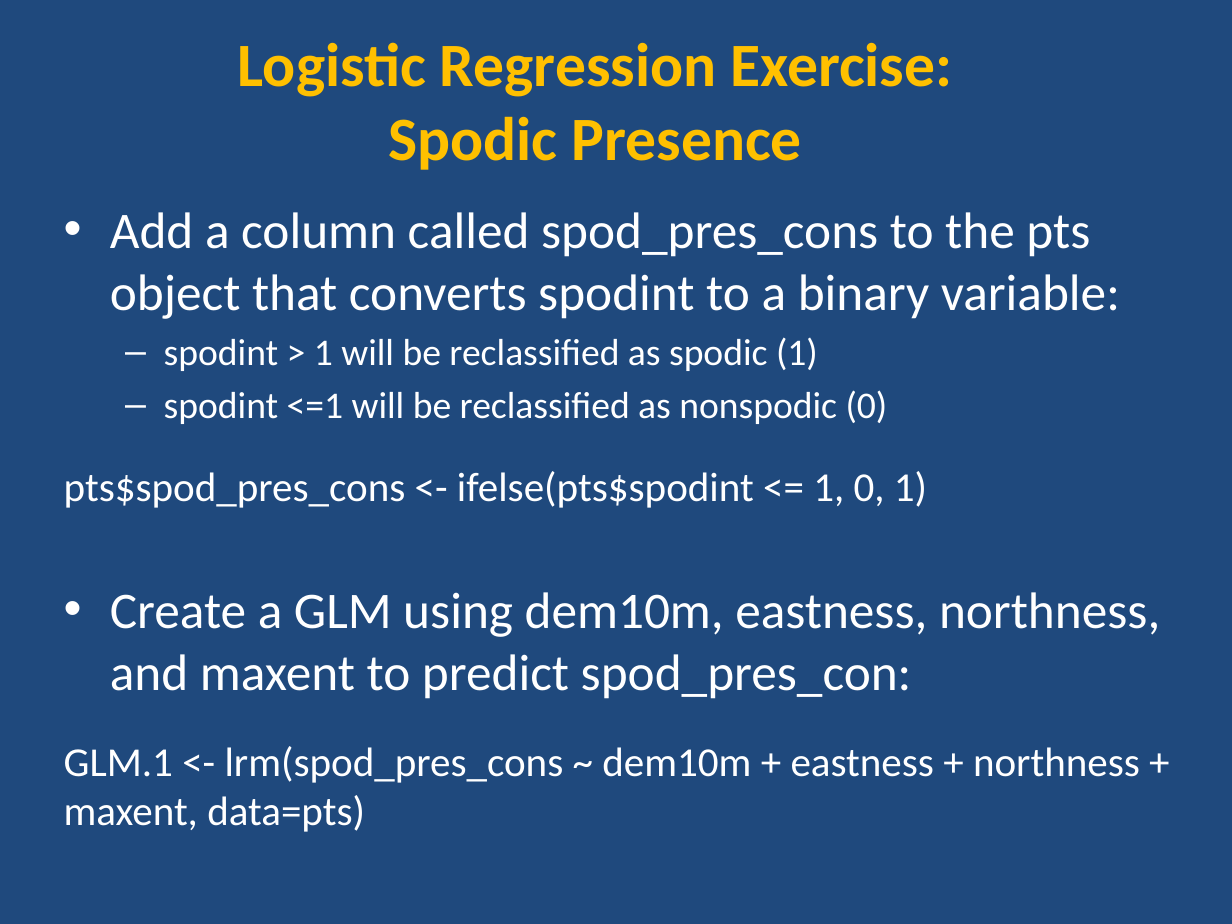
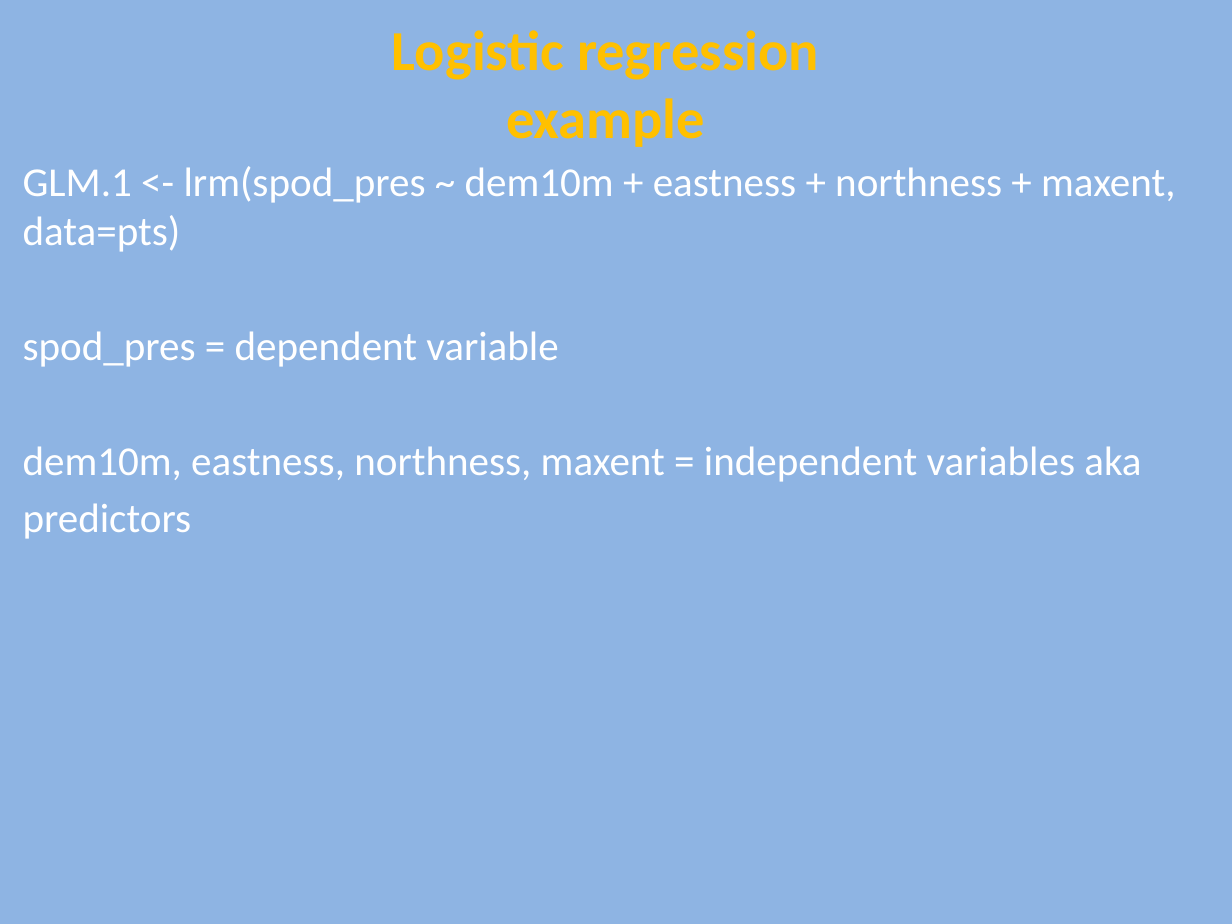
Before and after one commit to ncss-tech/stats_for_soil_survey, a slide deck: slide 21 of presentations/7_logistic_regression/Logistic.pptx (slide 17 before the commit). Drawn at 1232x924 pixels with LibreOffice and Linux fonts; fonts in the diff are those of the drawing. Boxes give left, top, right and bottom in pixels: in the first picture for what was removed or moved away, otherwise in the second. Text is boxed around its words. In the diff, an @@ line names an element or a change of style, - is before the commit and + after.

Commit message:
update exercise
update exercise

```diff
--- a/presentations/7_logistic_regression/Logistic.pptx
+++ b/presentations/7_logistic_regression/Logistic.pptx
@@ background #1F497D to #8EB4E3 @@
@@ text at <box>392,30,819,147</box>: text changed; size 36 to 33 pt @@
-Logistic Regression Exercise:
-Spodic Presence
+Logistic regression
+example
@@ text at <box>23,166,1175,539</box>: text changed; size 30 to 24 pt @@
-• Add a column called spod_pres_cons to the pts object that converts spodint to a binary variable:
-  – spodint > 1 will be reclassified as spodic (1)
-  – spodint <=1 will be reclassified as nonspodic (0)
-pts$spod_pres_cons <- ifelse(pts$spodint <= 1, 0, 1)
-• Create a GLM using dem10m, eastness, northness, and maxent to predict spod_pres_con:
-GLM.1 <- lrm(spod_pres_cons ~ dem10m + eastness + northness + maxent, data=pts)
+GLM.1 <- lrm(spod_pres ~ dem10m + eastness + northness + maxent, data=pts)
+spod_pres = dependent variable
+dem10m, eastness, northness, maxent = independent variables aka
+predictors
```
Also in this commit, not shown: 26 other slides changed, 4 slides added.
